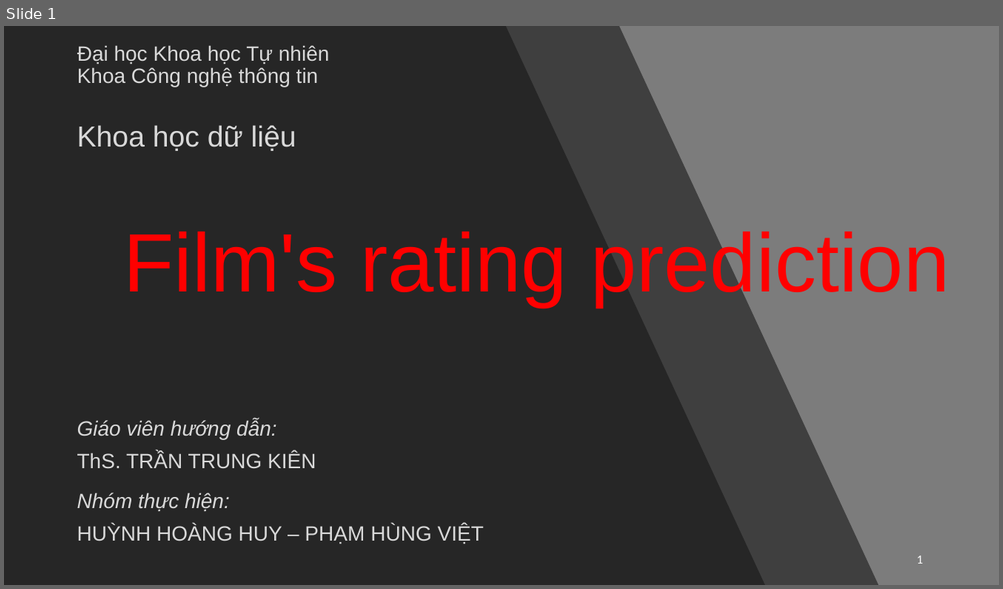
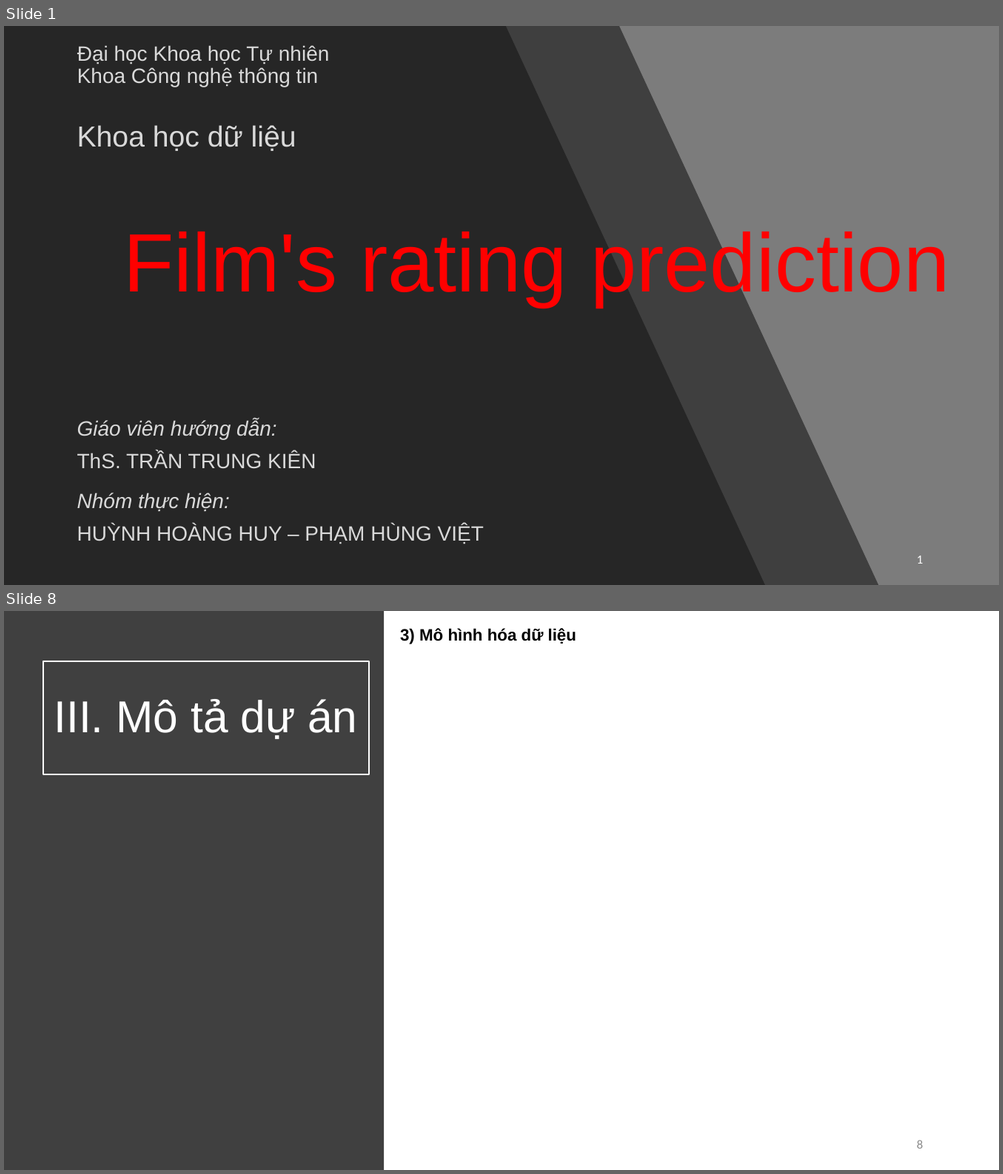
Before and after one commit to vietph34/DS_Final_project, a slide deck: doc/report.pptx. Shown one above the other, each under a label of ours: slide 1 before the commit, slides 1 and 8 after it; the slides between them are not shown. The pictures are 1003x589 and 1003x1174 pixels, drawn with LibreOffice and Linux fonts; fonts in the diff are those of the drawing. Boxes give left, top, right and bottom in pixels: in the first picture for what was removed or moved away, otherwise in the second. Text is boxed around its words. In the diff, an @@ line names an element or a change of style, - is before the commit and + after.

```diff
--- a/doc/report.pptx
+++ b/doc/report.pptx
@@ slide 8 added at [4, 611, 999, 1170], background #FFFFFF @@
@@ rectangle added at [4, 611, 384, 1170], fill #404040 @@
@@ text added at [400, 628, 576, 644], 16 pt, text #000000, bold @@
+3) Mô hình hóa dữ liệu
@@ title added at [43, 661, 369, 775], outline #FFFFFF 1.5 pt, 43.2 pt, text #FFFFFF @@
+III. Mô tả dự án
@@ page number added at [916, 1140, 922, 1149], 12 pt, text #8C8C8C @@
+8
```
Also in this commit, not shown: 8 slides changed, 1 other slide added, 1 slide removed.
